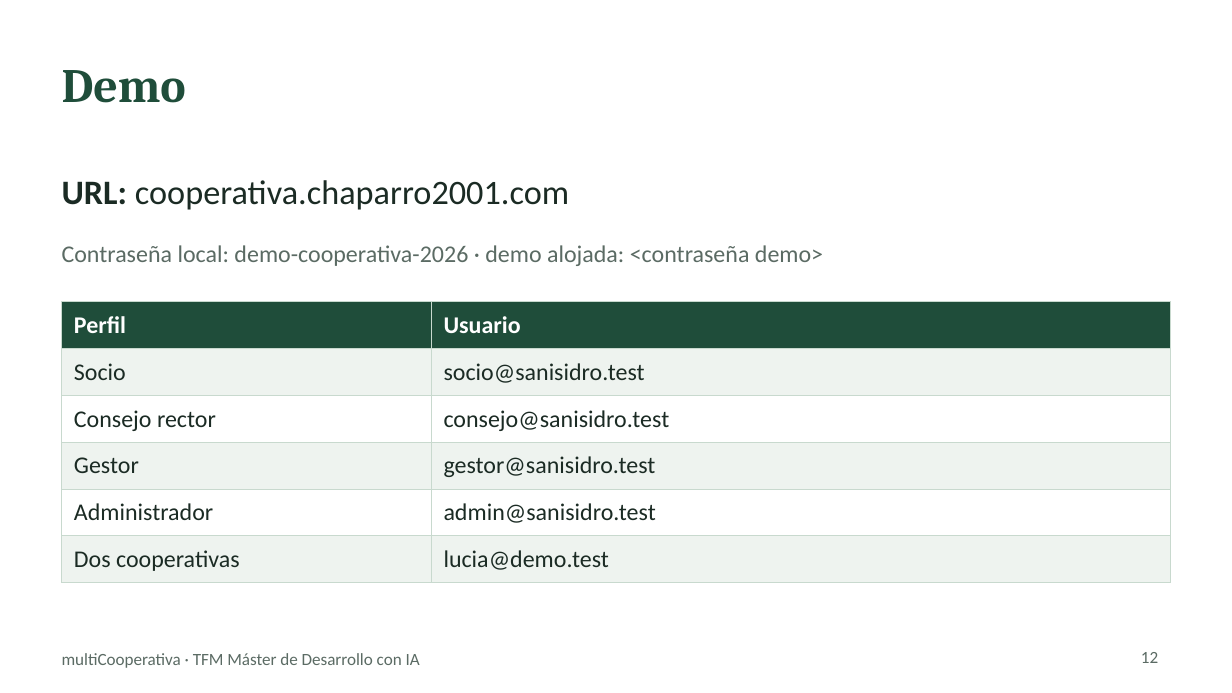
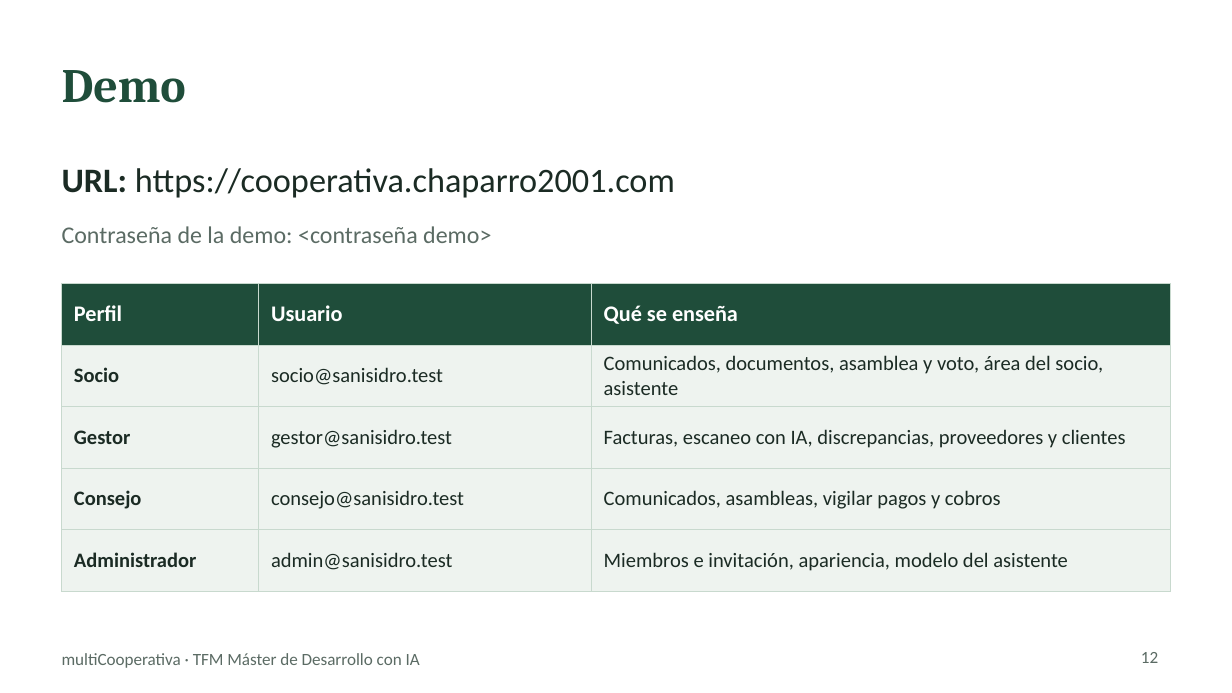
Before and after one commit to chaparro2001/multiCooperativa, a slide deck: slide 12 of docs/slides/multicooperativa-tfm.pptx. Drawn at 1232x693 pixels with LibreOffice and Linux fonts; fonts in the diff are those of the drawing. Boxes give left, top, right and bottom in pixels: in the first picture for what was removed or moved away, otherwise in the second. Text is boxed around its words. In the diff, an @@ line names an element or a change of style, - is before the commit and + after.

```diff
--- a/docs/slides/multicooperativa-tfm.pptx
+++ b/docs/slides/multicooperativa-tfm.pptx
@@ text at [62, 168, 675, 198]: text changed @@
-URL: cooperativa.chaparro2001.com
+URL: https://cooperativa.chaparro2001.com
@@ text at [62, 226, 491, 243]: text changed @@
-Contraseña local: demo-cooperativa-2026 · demo alojada: <contraseña demo>
+Contraseña de la demo: <contraseña demo>
@@ table added at [62, 283, 1170, 591], 5 rows, 3 columns @@
+Perfil | Usuario | Qué se enseña
+Socio | socio@sanisidro.test | Comunicados, documentos, asamblea y voto, área del socio, asistente
+Gestor | gestor@sanisidro.test | Facturas, escaneo con IA, discrepancias, proveedores y clientes
+Consejo | consejo@sanisidro.test | Comunicados, asambleas, vigilar pagos y cobros
+Administrador | admin@sanisidro.test | Miembros e invitación, apariencia, modelo del asistente
@@ table removed at [62, 302, 1170, 575], 6 rows, 2 columns @@
-Perfil | Usuario
-Socio | socio@sanisidro.test
-Consejo rector | consejo@sanisidro.test
-Gestor | gestor@sanisidro.test
-Administrador | admin@sanisidro.test
-Dos cooperativas | lucia@demo.test
```
Also in this commit, not shown: 11 other slides changed, 4 other files.
